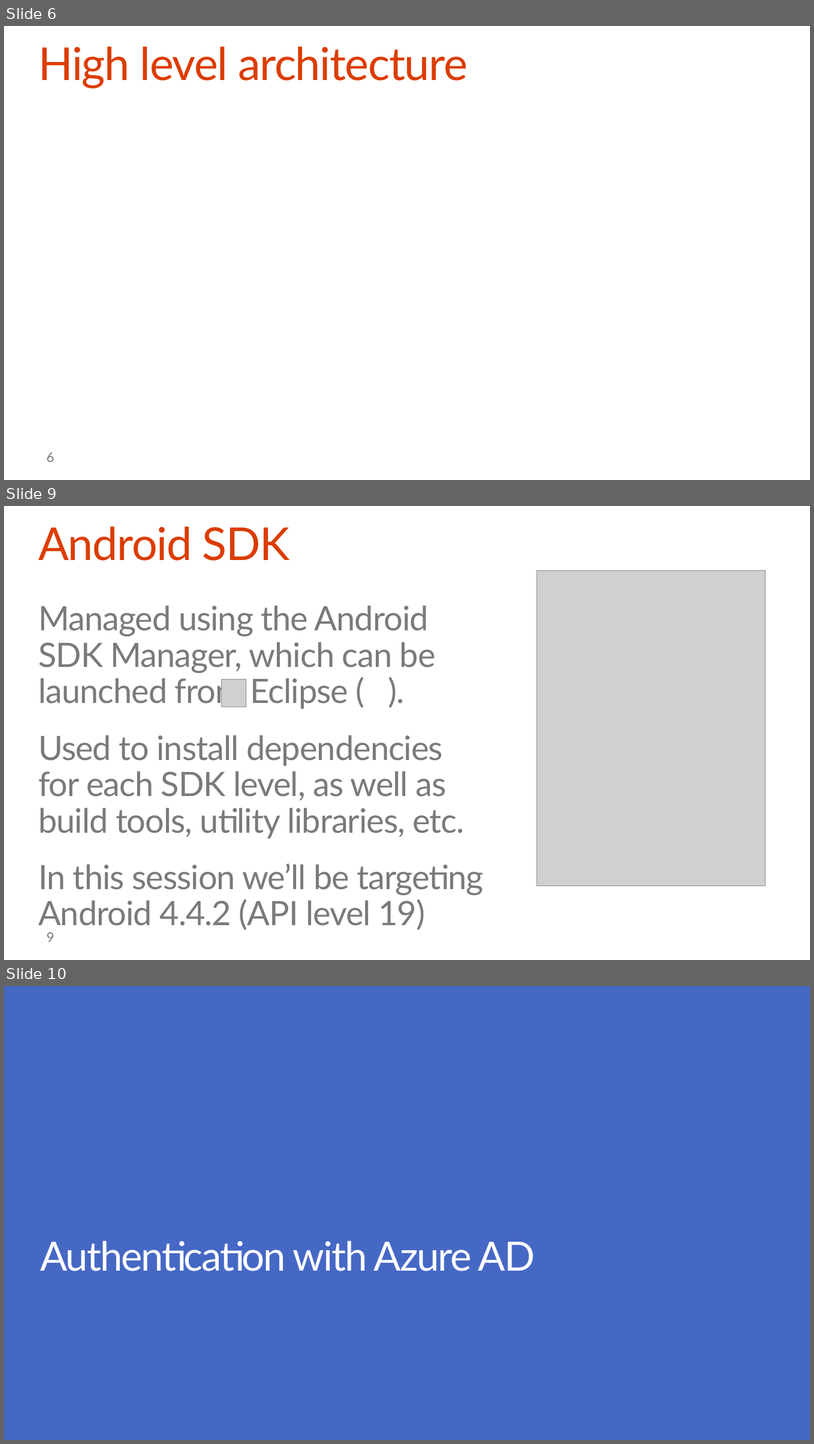
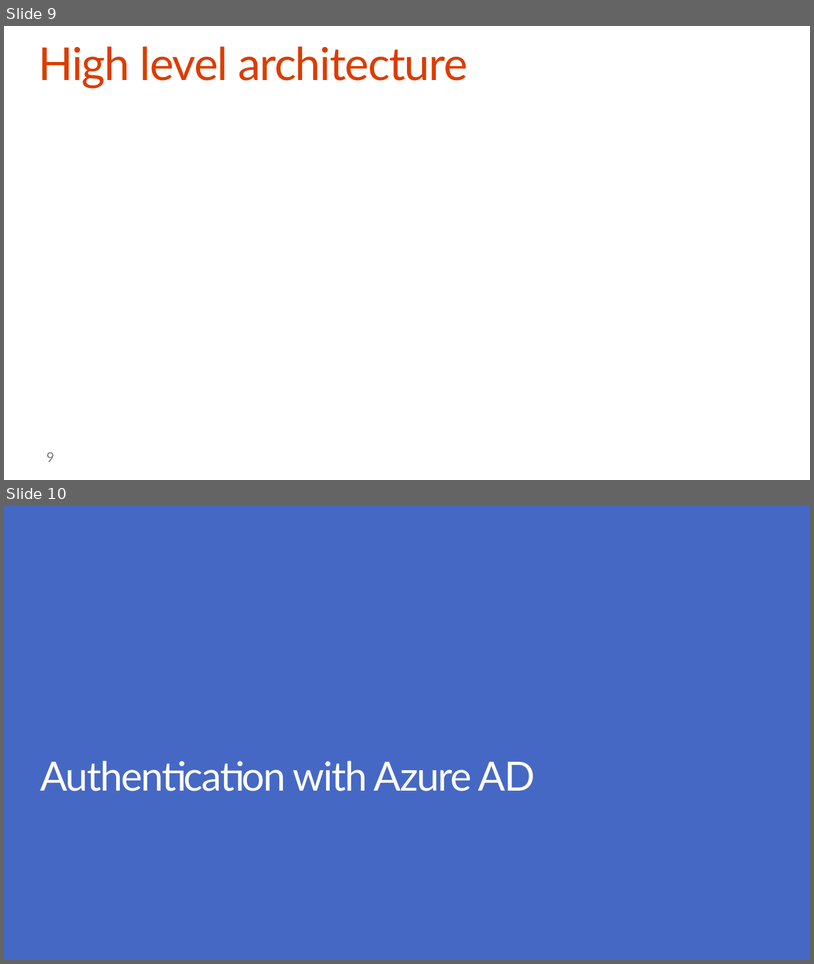
Before and after one commit to stinethebean/DevCampTraining, a slide deck: 06.Hook into SharePoint APIs with Android/06.Hook into SharePoint APIs with Android.pptx. Shown one above the other, each under a label of ours: slides 6, 9 and 10 before the commit, slides 9 and 10 after it; the slides between them are not shown. The pictures are 814x1444 and 814x964 pixels, drawn with LibreOffice and Linux fonts; fonts in the diff are those of the drawing; grey boxes stand for pictures; background and template pictures are left out. Boxes give left, top, right and bottom in pixels: in the first picture for what was removed or moved away, otherwise in the second. Text is boxed around its words. In the diff, an @@ line names an element or a change of style, - is before the commit and + after.

```diff
--- a/06.Hook into SharePoint APIs with Android/06.Hook into SharePoint APIs with Android.pptx
+++ b/06.Hook into SharePoint APIs with Android/06.Hook into SharePoint APIs with Android.pptx
@@ slide 9 removed at [4, 506, 810, 960], background #FFFFFF @@
@@ title removed at [38, 526, 290, 561] @@
-Android SDK
@@ picture removed at [537, 571, 765, 886] @@
@@ text removed at [38, 606, 483, 930] @@
-Managed using the Android SDK Manager, which can be launched from Eclipse ( ).
-Used to install dependencies for each SDK level, as well as build tools, utility libraries, etc.
-In this session we’ll be targeting Android 4.4.2 (API level 19)
@@ picture removed at [222, 679, 246, 707] @@
@@ page number removed at [47, 932, 54, 942] @@
-9
@@ what was slide 6 is now slide 9 @@
@@ page number at [47, 452, 54, 462]: text changed @@
-6
+9
```
Also in this commit, not shown: 11 slides changed, 2 slides added.
